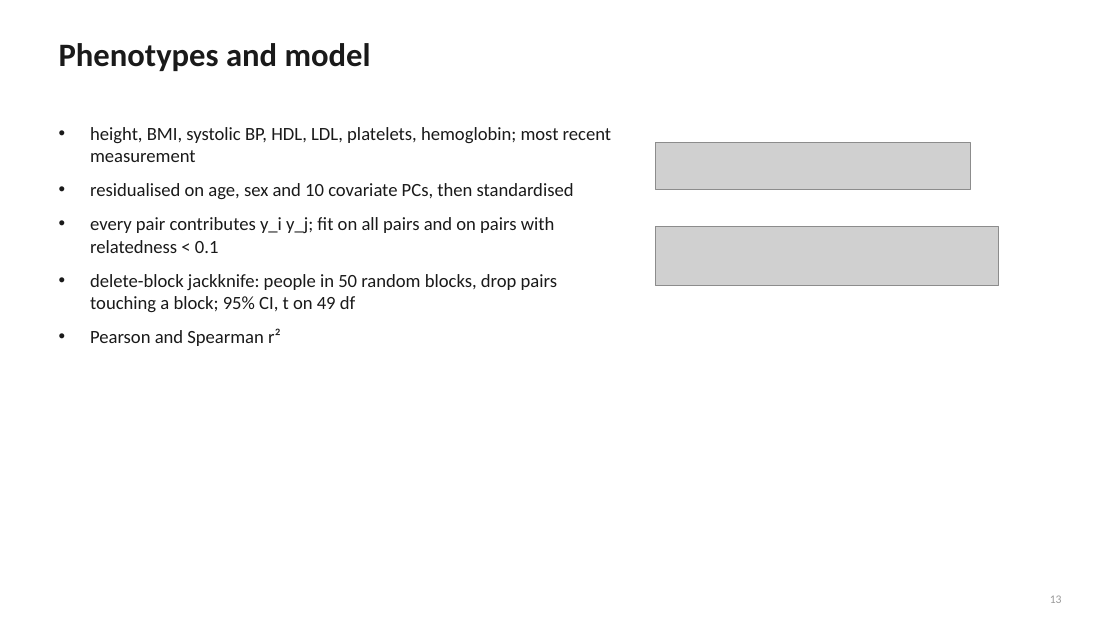
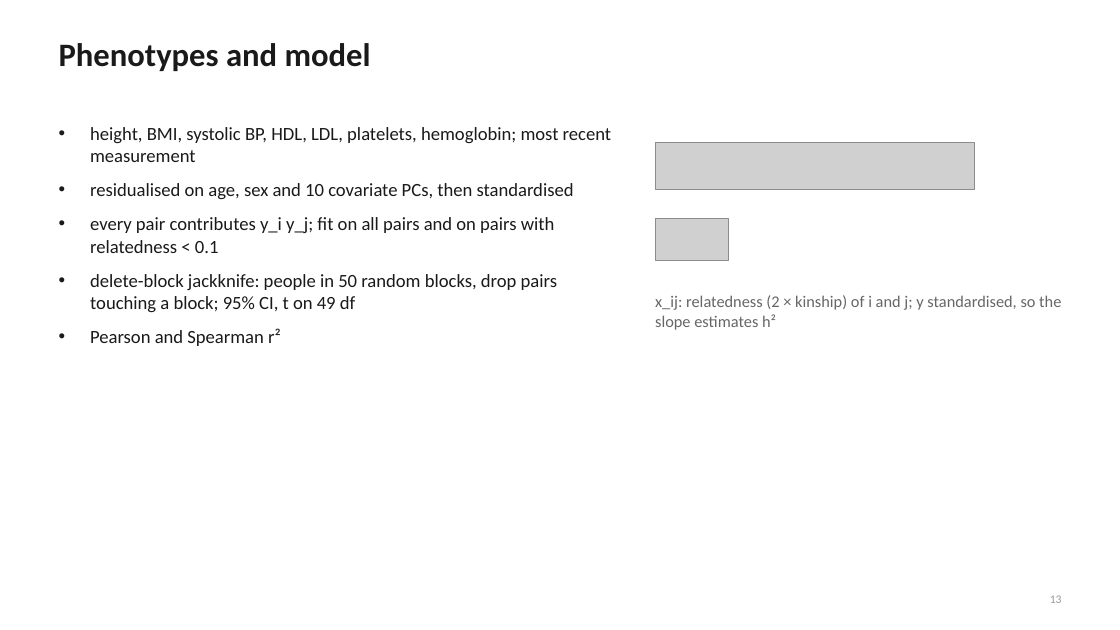
Before and after one commit to mkiravn/aou-covariance, a slide deck: slide 13 of slides/relatedness_condensed.pptx. Drawn at 1120x630 pixels with LibreOffice and Linux fonts; fonts in the diff are those of the drawing; grey boxes stand for pictures. Boxes give left, top, right and bottom in pixels: in the first picture for what was removed or moved away, otherwise in the second. Text is boxed around its words. In the diff, an @@ line names an element or a change of style, - is before the commit and + after.

```diff
--- a/slides/relatedness_condensed.pptx
+++ b/slides/relatedness_condensed.pptx
@@ picture: place and size @@
-picture at <box>655,143,970,189</box>
+picture at <box>655,143,975,189</box>
@@ picture removed at <box>655,227,999,286</box> @@
@@ picture added at <box>655,218,728,260</box> @@
@@ text added at <box>655,295,1061,330</box>, 14 pt, text #666666 @@
+x_ij: relatedness (2 × kinship) of i and j; y standardised, so the slope estimates h²
```
Also in this commit, not shown: 1 other slide changed, 5 other files.
